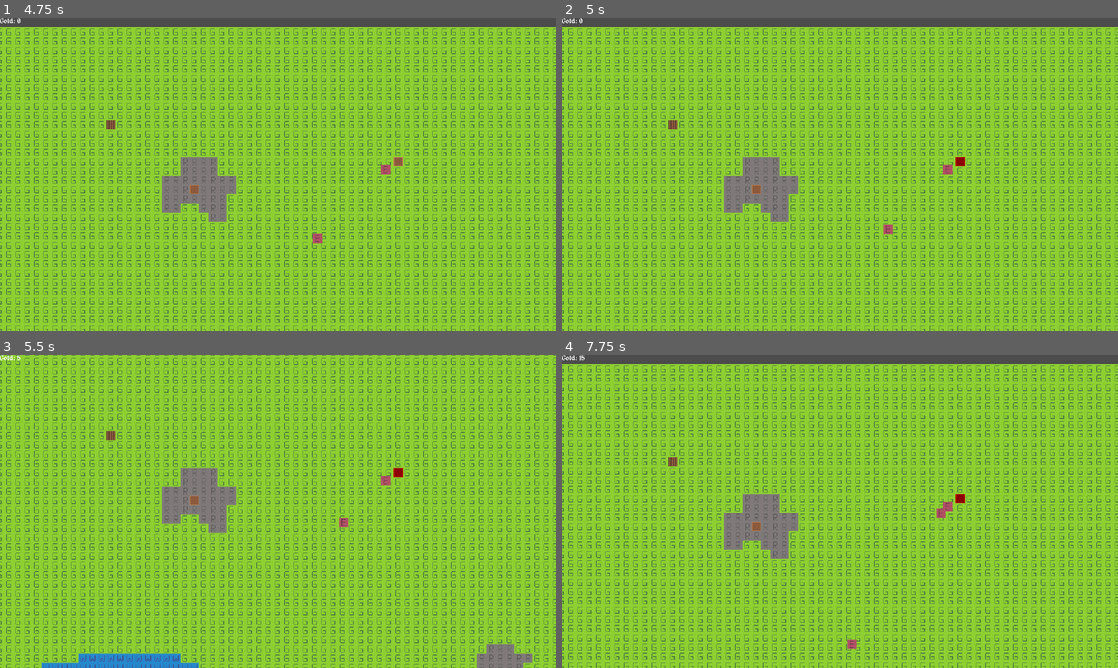
Above: before the commit, frames 1-4 (two rows, left to right).
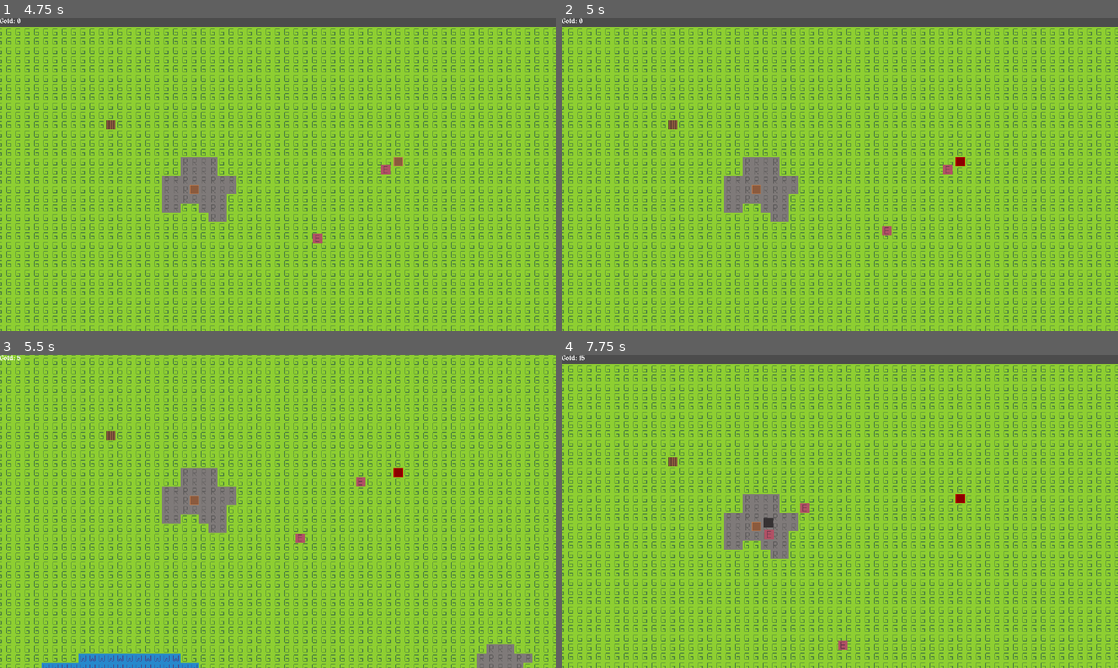
Above: after the commit, the same moments.

Repository: Joshua5437/Game-3
Game: Godot game, scene res://mainScene.tscn
Same seed, same stepped clock (60 frames per second), same inputs: the game is played once before the commit and once after it.
Inputs (mouse positions are in pixels of both pictures, inside the frame that each line leads up to):
- Up to frame 1 (4.75 s): tap Enter at 0.5 s; move the mouse to (400, 158) at 0.52 s; hold Right (ui_right) 0.53-1.25 s; hold 1 0.53-1.25 s; click (400, 158) at 0.67 s; drag from (166, 190) to (372, 161) at 1.27 s; move the mouse to (333, 105) at 2.02 s; hold Right (ui_right) 2.03-2.75 s; hold Q 2.03-2.75 s; drag from (250, 237) to (155, 190) at 2.77 s; move the mouse to (444, 221) at 3.52 s; hold Left (ui_left) 3.53-4.25 s; hold 2 3.53-4.25 s; drag from (111, 127) to (389, 165) at 4.27 s
- Up to frame 2 (5 s): no input
- Up to frame 3 (5.5 s): move the mouse to (305, 511) at 5.02 s; hold Down (ui_down) from 5.03 s (still down); hold 1 from 5.03 s (still down); click (305, 511) at 5.17 s
- Up to frame 4 (7.75 s): release Down (ui_down) at 5.75 s; release 1 at 5.75 s; drag from (756, 433) to (728, 527) at 5.77 s; move the mouse to (962, 495) at 6.52 s; hold Up (ui_up) 6.53-7.25 s; hold Q 6.53-7.25 s; drag from (728, 527) to (851, 667) at 7.27 s

Frame 1 is identical in both runs. In frame 2, less than 0.1% of the frame differs, in the area x 57-60%, y 66-70%; in frame 3, 0.2%; in frame 4, 0.4%, in the area x 36-71%, y 46-95%.

Commit message:
enemies will pick new target once their target is destoryed

Diff:
--- a/enemies/enemy.gd
+++ b/enemies/enemy.gd
@@ -33,6 +33,11 @@
 		attack_timer.start()
 		target.damage(attack_damage)
 
+	# Picks a new target if target is destroyed
+	if target != null and target.destroyed:
+		attacking = false
+		pick_target()
+
 	# Moves towards the tower to attack
 	if not attacking:
 		move_to_target()
@@ -52,16 +57,25 @@
 		velocity = direction * speed
 		velocity = move_and_slide(velocity)
 
-func generate_new_path():
-	# Picks a tower to go to
+func pick_target():
 	var towers = get_tree().get_nodes_in_group("towers")
 
-	# Breaks if there are no towers to go to
-	if towers.empty():
+	# Reset target and path
+	target = null
+	path = []
+
+	for tower in towers:
+		if not tower.destroyed:
+			target = tower
+			break
+
+func generate_new_path():
+	# Picks a target
+	pick_target()
+
+	# Will not generate path since target is empty
+	if target == null:
 		return
-
-	# Set the first tower as the target (should be replaced with something better)
-	target = towers[0]
 
 	# Get path to the tower
 	path = nav.get_simple_path(global_position, target.global_position, false)
